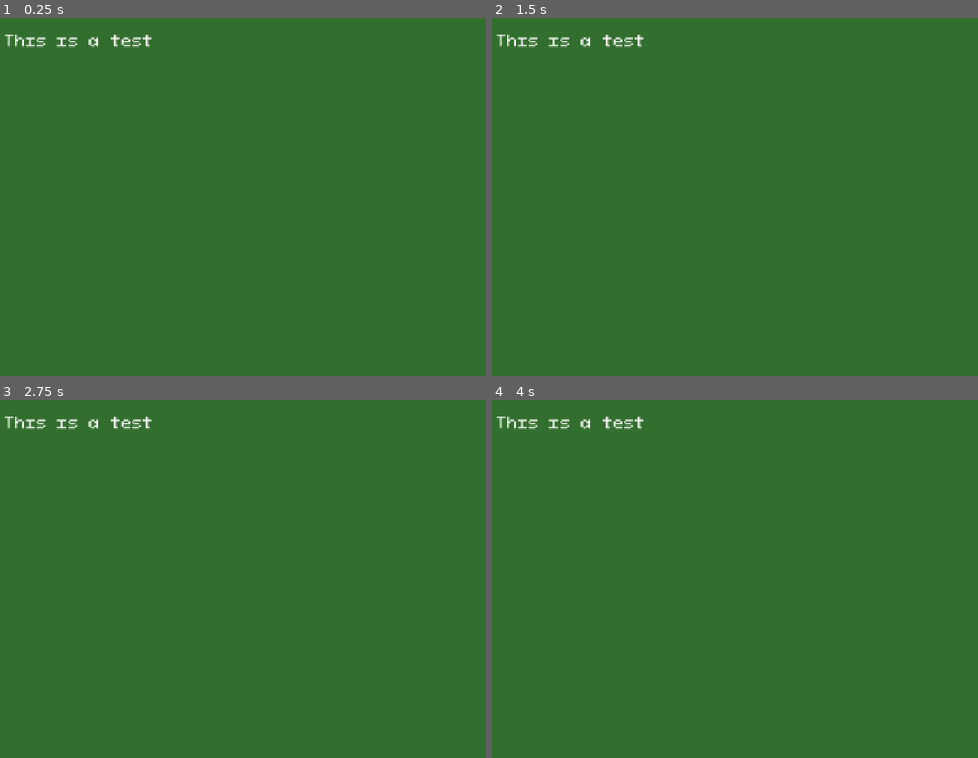
Above: before the commit, frames 1-4 (two rows, left to right).
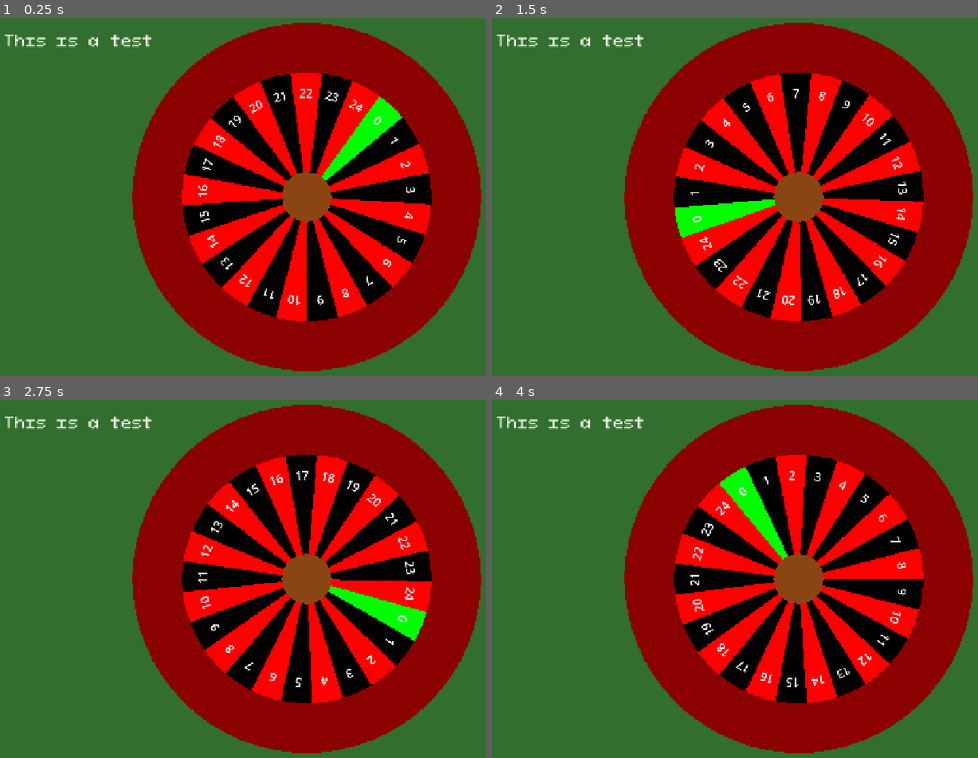
Above: after the commit, the same moments.

Repository: DuneRanger/Very-Serious-GameJam-2026
Game: Godot game, scene res://scenes/game/game_scene/game_scene.tscn
Same seed, same stepped clock (60 frames per second), same inputs: the game is played once before the commit and once after it.
Inputs:
- Up to frame 1 (0.25 s): no input
- Up to frame 2 (1.5 s): no input
- Up to frame 3 (2.75 s): no input
- Up to frame 4 (4 s): no input

The runs differ from the first frame. In frame 1, 55% of the frame differs, in the area x 27-100%, y 1-99%; in frame 2, 55%; in frame 3, 55%; in frame 4, 55%.

Commit message:
Add roulette scene

Diff:
--- a/scenes/game/game_scene/game_scene.tscn
+++ b/scenes/game/game_scene/game_scene.tscn
@@ -1,10 +1,11 @@
 [gd_scene format=3 uid="uid://03e3sabpwkkf"]
 
 [ext_resource type="PackedScene" uid="uid://b30ld2u6p8onl" path="res://scenes/game/game_manager/game_manager.tscn" id="1_sists"]
-[ext_resource type="FontFile" uid="uid://7paxof88brjl" path="res://assets/fonts/PixeloidMono.otf" id="2_wftn3"]
+[ext_resource type="PackedScene" uid="uid://cq5g2knkg3o4o" path="res://scenes/game/game_scene/roulette/roulette.tscn" id="2_wftn3"]
+[ext_resource type="FontFile" uid="uid://7paxof88brjl" path="res://assets/fonts/PixeloidMono.otf" id="3_qny2l"]
 
 [sub_resource type="LabelSettings" id="LabelSettings_qny2l"]
-font = ExtResource("2_wftn3")
+font = ExtResource("3_qny2l")
 font_size = 32
 
 [node name="game_scene" type="Node2D" unique_id=1710828263]
@@ -28,6 +29,8 @@
 grow_vertical = 2
 color = Color(0.19744167, 0.43, 0.17630002, 1)
 
+[node name="Roulette" parent="Table" unique_id=574874280 instance=ExtResource("2_wftn3")]
+
 [node name="TestLabel" type="Label" parent="." unique_id=1877186703]
 offset_left = -607.0
 offset_top = -335.0
--- /dev/null
+++ b/scenes/game/game_scene/roulette/roulette.gd
@@ -0,0 +1,80 @@
+class_name Roulette
+extends Node2D
+
+var cells = []
+var mid_circle_rad = 100
+var mid_circle_colour = Color.SADDLE_BROWN
+var inner_circle_rad = 500
+var outer_circle_rad = 700
+var outer_circle_colour = Color.DARK_RED
+var default_font : Font = ThemeDB.fallback_font;
+
+const base_roulette_numbers = 24
+const base_cell_weight = 1.0
+# (base_roulette_numbers + 1) includes the green 0
+var total_weight = (base_roulette_numbers + 1) * base_cell_weight
+
+enum CellMod {STICKY, SHINY}
+
+class RouletteCell:
+	var number
+	var colour
+	var weight
+	var modifier
+
+	func _init(num, col, w = base_cell_weight):
+		number = num;
+		colour = col;
+		weight = w
+
+func _init():
+	cells.append(RouletteCell.new(0, Color.GREEN))
+	for i in range(base_roulette_numbers):
+		var curCol = Color.RED
+		if i % 2 == 0: curCol = Color.BLACK
+		cells.append(RouletteCell.new(i + 1, curCol))
+
+func draw_circle_arc_poly(center, radius, angle_from, angle_to, color):
+	var nb_points = 32  + floor(100 * abs(angle_from - angle_to))
+	var points_arc = PackedVector2Array()
+	points_arc.push_back(center)
+	var colors = PackedColorArray([color])
+
+	for i in range(nb_points + 1):
+		var angle_point = angle_from + i * (angle_to - angle_from) / nb_points
+		points_arc.push_back(center + Vector2(cos(angle_point), sin(angle_point)) * radius)
+	draw_polygon(points_arc, colors)
+
+func draw_cells():
+	var base_cell_angle = 2 * PI / total_weight
+	var cur_angle = 0
+
+	for cell in cells:
+		# Actual angle length of the cell
+		var cur_cell_angle = base_cell_angle * cell.weight
+		# Modifies the draw angle so that the middle of the cell is perfectly vertical
+		var draw_angle = -(PI + cur_cell_angle) / 2
+		draw_circle_arc_poly(position, inner_circle_rad, draw_angle, draw_angle + cur_cell_angle, cell.colour)
+
+		var font_max_width = sin(cur_cell_angle) * inner_circle_rad
+		var font_size = 48
+		draw_string(default_font, position + Vector2(-font_max_width / 2, -inner_circle_rad * 0.8), str(cell.number),
+				HORIZONTAL_ALIGNMENT_CENTER, font_max_width, font_size)
+
+		cur_angle += cur_cell_angle
+		draw_set_transform(Vector2(0, 0), cur_angle)
+
+func draw_centre():
+	draw_circle(position, mid_circle_rad, mid_circle_colour)
+
+func draw_edge():
+	draw_circle(position, outer_circle_rad, outer_circle_colour)
+
+func _draw():
+	draw_edge()
+	draw_cells()
+	draw_centre()
+
+func _process(_delta):
+	rotation += 0.05
+	pass
--- /dev/null
+++ b/scenes/game/game_scene/roulette/roulette.tscn
@@ -0,0 +1,7 @@
+[gd_scene format=3 uid="uid://7jo8gxcpa6u"]
+
+[ext_resource type="Script" uid="uid://3w7s26bt65ui" path="res://scenes/game/game_scene/roulette/roulette.gd" id="1_33j12"]
+
+[node name="Roulette" type="Node2D" unique_id=574874280]
+scale = Vector2(0.5, 0.5)
+script = ExtResource("1_33j12")
Not shown, added: scenes/game/game_scene/roulette/roulette.gd.uid
Not shown, added: scenes/game/game_scene/roulette/roulette.tscn4702479684.tmp
Not shown, added: scenes/game/game_scene/roulette/roulette.tscn5986946300.tmp
